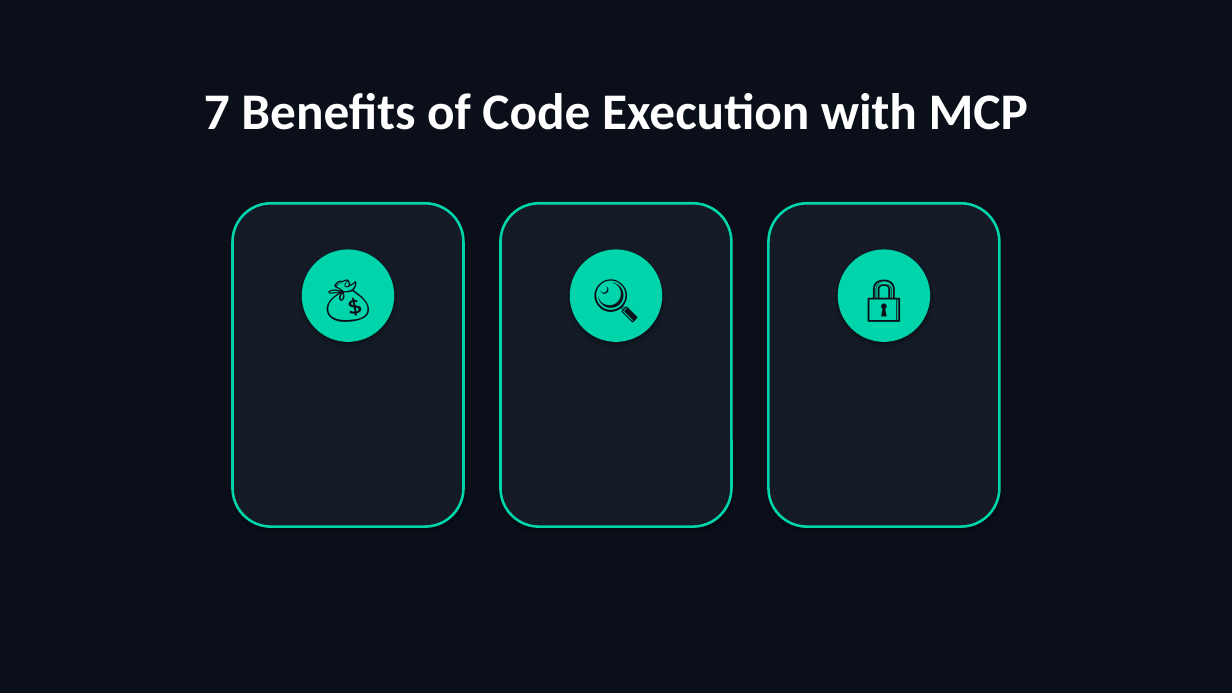
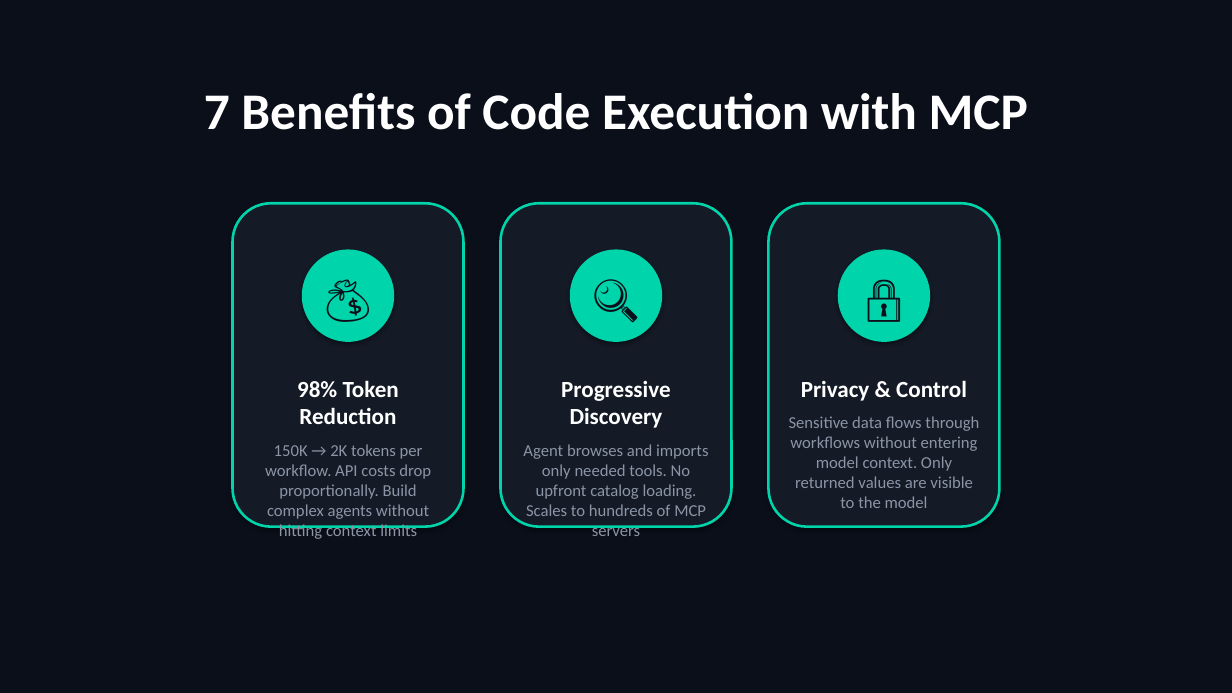
Before and after one commit to scottrhay/AIA-ClaudeCopilot, a slide deck: slide 71 of slides/Day3_Claude_Code_Advanced.pptx. Drawn at 1232x693 pixels with LibreOffice and Linux fonts; fonts in the diff are those of the drawing. Boxes give left, top, right and bottom in pixels: in the first picture for what was removed or moved away, otherwise in the second. Text is boxed around its words. In the diff, an @@ line names an element or a change of style, - is before the commit and + after.

Commit message:
Fix three_cards rendering + regenerate Day 2 & Day 3
Generator fix: three_cards now renders card.title and card.body
(was only rendering card.label). Title in bold white, body in muted gray.

Day 3: fixed 4 empty content slides, regenerated. 104 slides, 2 minimal (both statements).
Day 2: regenerated with all fixes. 109 slides, 24 minimal (all section dividers/statements).
Both ZIPs cleaned.

```diff
--- a/slides/Day3_Claude_Code_Advanced.pptx
+++ b/slides/Day3_Claude_Code_Advanced.pptx
@@ text added at box(265, 380, 431, 539), 13 pt, text #8B95A5 @@
+98% Token Reduction
+150K → 2K tokens per workflow. API costs drop proportionally. Build complex agents without hitting context limits
@@ text added at box(523, 381, 709, 516), 13 pt, text #8B95A5 @@
+Progressive Discovery
+Agent browses and imports only needed tools. No upfront catalog loading. Scales to hundreds of MCP servers
@@ text added at box(789, 380, 979, 508), 13 pt, text #8B95A5 @@
+Privacy & Control
+Sensitive data flows through workflows without entering model context. Only returned values are visible to the model
```
Also in this commit, not shown: 4 other slides changed, 1 other file.
